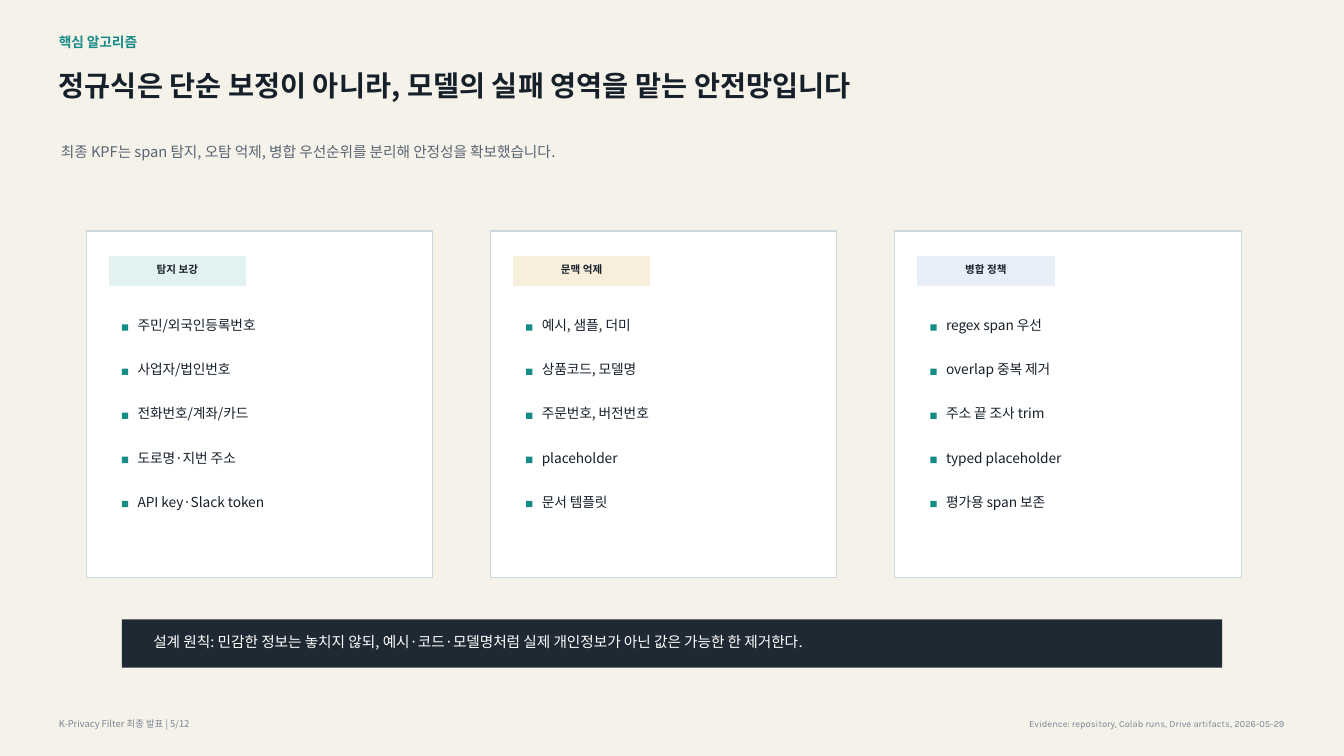
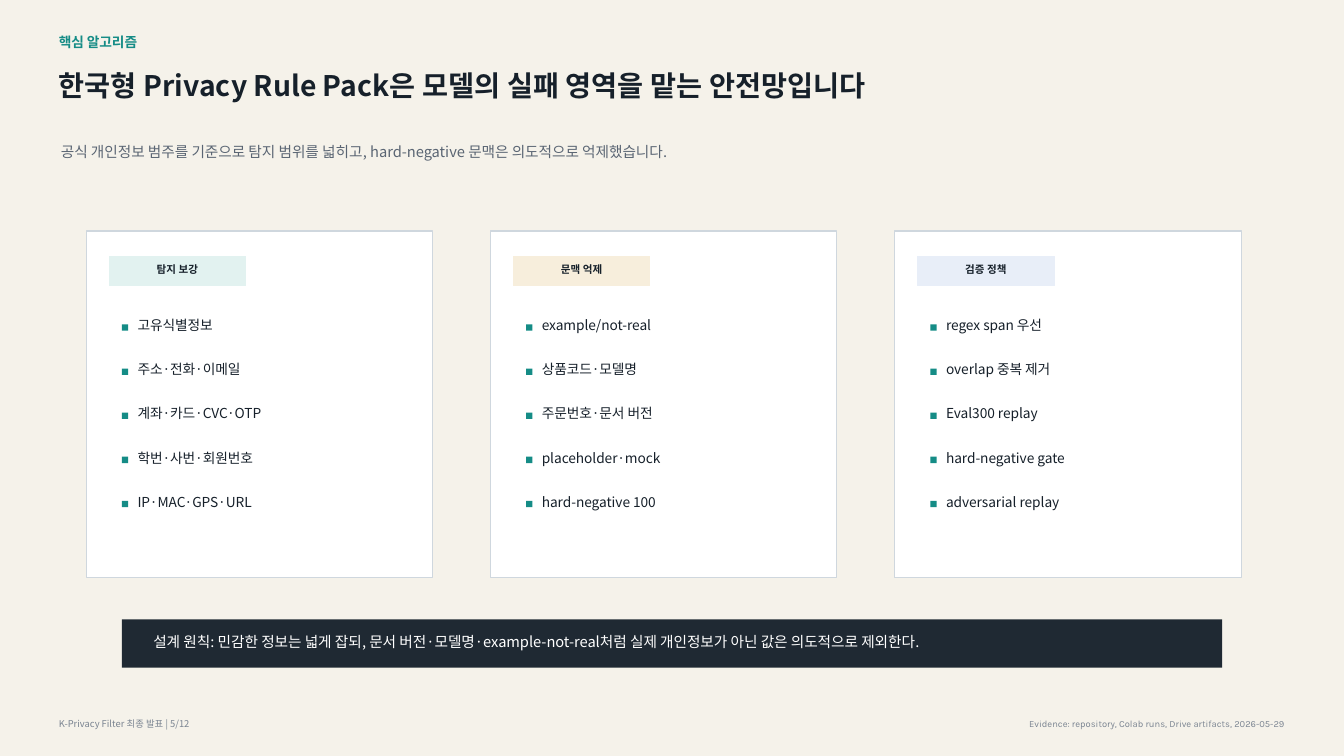
Before and after one commit to helloiamhojun/k-privacy-filter, a slide deck: slide 5 of results/final_presentation/K-Privacy-Filter-final-presentation-20260529.pptx. Drawn at 1344x756 pixels with LibreOffice and Linux fonts; fonts in the diff are those of the drawing. Boxes give left, top, right and bottom in pixels: in the first picture for what was removed or moved away, otherwise in the second. Text is boxed around its words. In the diff, an @@ line names an element or a change of style, - is before the commit and + after.

Commit message:
docs: refresh final deck with rule-pack results

```diff
--- a/results/final_presentation/K-Privacy-Filter-final-presentation-20260529.pptx
+++ b/results/final_presentation/K-Privacy-Filter-final-presentation-20260529.pptx
@@ text at (x1=59, y1=72, x2=866, y2=103): text changed @@
-정규식은 단순 보정이 아니라, 모델의 실패 영역을 맡는 안전망입니다
+한국형 Privacy Rule Pack은 모델의 실패 영역을 맡는 안전망입니다
@@ text at (x1=61, y1=145, x2=667, y2=161): text changed @@
-최종 KPF는 span 탐지, 오탐 억제, 병합 우선순위를 분리해 안정성을 확보했습니다.
+공식 개인정보 범주를 기준으로 탐지 범위를 넓히고, hard-negative 문맥은 의도적으로 억제했습니다.
@@ text at (x1=965, y1=264, x2=1006, y2=274): text changed @@
-병합 정책
+검증 정책
@@ text at (x1=138, y1=318, x2=213, y2=331): text changed @@
-주민/외국인등록번호
+고유식별정보
@@ text at (x1=542, y1=319, x2=651, y2=333): text changed @@
-예시, 샘플, 더미
+example/not-real
@@ text at (x1=138, y1=362, x2=241, y2=375): text changed @@
-사업자/법인번호
+주소·전화·이메일
@@ text at (x1=542, y1=362, x2=637, y2=375): text changed @@
-상품코드, 모델명
+상품코드·모델명
@@ text at (x1=138, y1=406, x2=262, y2=419): text changed @@
-전화번호/계좌/카드
+계좌·카드·CVC·OTP
@@ text at (x1=542, y1=406, x2=653, y2=419): text changed @@
-주문번호, 버전번호
+주문번호·문서 버전
@@ text at (x1=946, y1=407, x2=1038, y2=421): text changed @@
-주소 끝 조사 trim
+Eval300 replay
@@ text at (x1=138, y1=451, x2=254, y2=464): text changed @@
-도로명·지번 주소
+학번·사번·회원번호
@@ text at (x1=542, y1=452, x2=661, y2=466): text changed @@
-placeholder
+placeholder·mock
@@ text at (x1=946, y1=452, x2=1064, y2=467): text changed @@
-typed placeholder
+hard-negative gate
@@ text at (x1=138, y1=496, x2=252, y2=507): text changed @@
-API key·Slack token
+IP·MAC·GPS·URL
@@ text at (x1=542, y1=496, x2=656, y2=511): text changed @@
-문서 템플릿
+hard-negative 100
@@ text at (x1=946, y1=496, x2=1060, y2=510): text changed @@
-평가용 span 보존
+adversarial replay
@@ text at (x1=153, y1=634, x2=919, y2=651): text changed @@
-설계 원칙: 민감한 정보는 놓치지 않되, 예시·코드·모델명처럼 실제 개인정보가 아닌 값은 가능한 한 제거한다.
+설계 원칙: 민감한 정보는 넓게 잡되, 문서 버전·모델명·example-not-real처럼 실제 개인정보가 아닌 값은 의도적으로 제외한다.
```
Also in this commit, not shown: 6 other slides changed, 15 other files.
